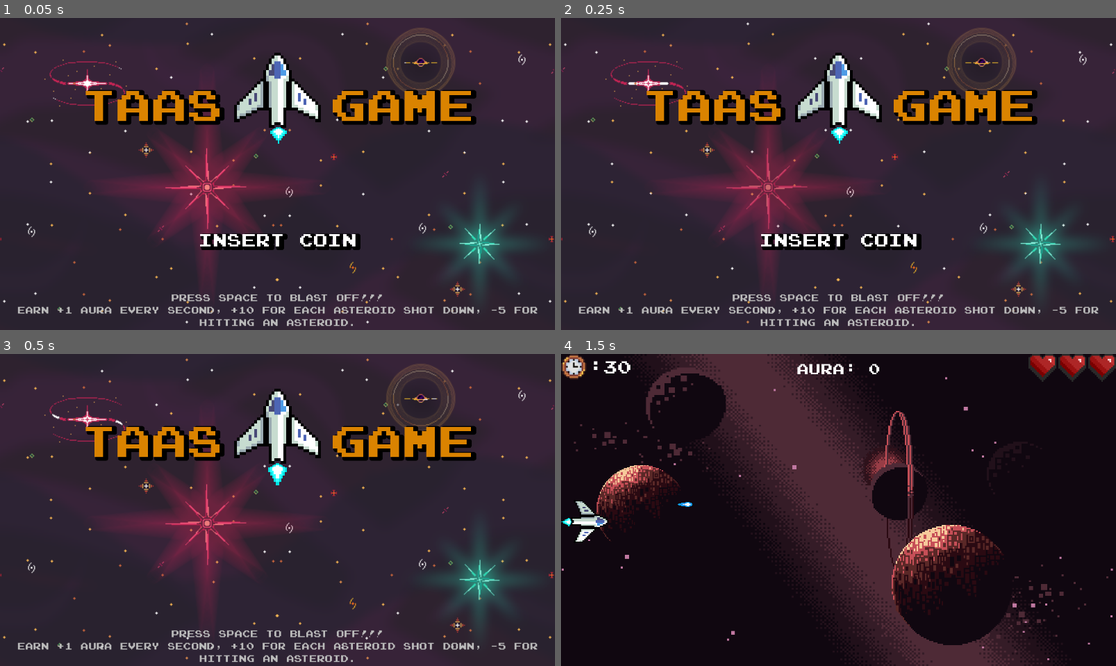
Above: before the commit, frames 1-4 (two rows, left to right).
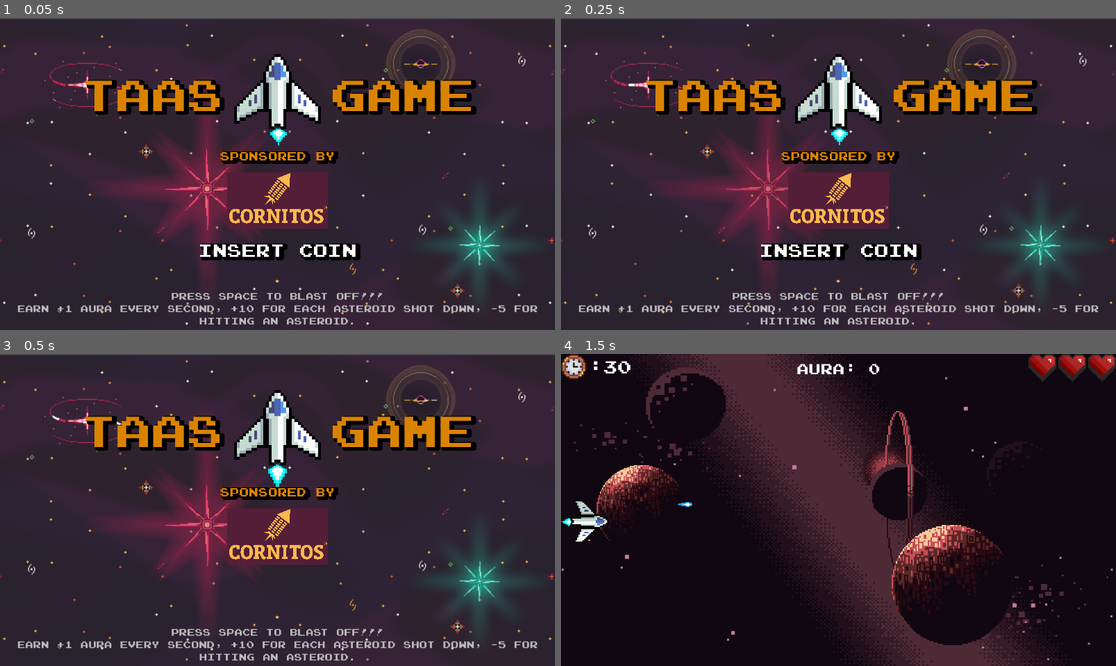
Above: after the commit, the same moments.

Repository: Thapar-Amateur-Astronomers-Society/The-TAAS-Game
Game: Godot game, scene res://scenes/main_menu.tscn
Two runs of this game, one before a commit and one after it. Both use one fixed random seed, a clock stepped at 60 frames per second and the inputs below. Sound files missing from this copy of the repository are replaced by a short silence.
Inputs:
- Up to frame 1 (0.05 s): no input
- Up to frame 2 (0.25 s): no input
- Up to frame 3 (0.5 s): no input
- Up to frame 4 (1.5 s): tap Space (player_shoot) at 0.5, 1.35 s; hold Right (player_right) 0.53-1.28 s; hold Space (player_shoot) 0.53-1.28 s; hold Down (player_down) from 1.28 s (still down)

The runs differ from the first frame. In frame 1, 14% of the frame differs, in the area x 0-100%, y 0-99%; in frame 2, 14%; in frame 3, 12%; in frame 4, nothing differs.
Error in both runs: Cannot call method 'change_scene_to_file' on a null value. (res://scripts/main_menu.gd:23)

Commit message:
Added cornitos to main menu.

Diff:
--- a/scenes/main_menu.tscn
+++ b/scenes/main_menu.tscn
@@ -6,6 +6,7 @@
 [ext_resource type="Texture2D" uid="uid://b0o02rwghkp3p" path="res://assets/menu/Starry background  - Layer 01 - Void.png" id="4_d36a6"]
 [ext_resource type="Texture2D" uid="uid://b6oreblotrppf" path="res://assets/menu/Starry background  - Layer 02 - Stars.png" id="4_scs8s"]
 [ext_resource type="Texture2D" uid="uid://cog0u2hsd40hk" path="res://assets/menu/Starry background  - Layer 03 - Stars.png" id="5_3s7nk"]
+[ext_resource type="Texture2D" uid="uid://bxotmoypkm0o0" path="res://assets/sponsor/cornitos-logo.png" id="6_uycjg"]
 [ext_resource type="AudioStream" uid="uid://bv7eockw2auaa" path="res://audio/pressplay-pandabeats.wav" id="7_r8fv5"]
 [ext_resource type="AudioStream" uid="uid://dlnj30csc1er1" path="res://audio/start-sound.wav" id="8_c3g37"]
 
@@ -236,7 +237,7 @@
 
 [node name="VBoxContainer" type="VBoxContainer" parent="MarginContainer"]
 layout_mode = 2
-theme_override_constants/separation = 140
+theme_override_constants/separation = 100
 
 [node name="Separator" type="Control" parent="MarginContainer/VBoxContainer"]
 custom_minimum_size = Vector2(0, 60)
@@ -258,9 +259,31 @@
 vertical_alignment = 1
 uppercase = true
 
+[node name="sponsor" type="Label" parent="MarginContainer/VBoxContainer"]
+z_index = 5
+texture_filter = 1
+layout_mode = 2
+theme_override_colors/font_color = Color(0.854902, 0.513726, 0, 1)
+theme_override_colors/font_shadow_color = Color(0, 0, 0, 1)
+theme_override_colors/font_outline_color = Color(1, 1, 1, 1)
+theme_override_constants/shadow_offset_x = 10
+theme_override_constants/shadow_offset_y = 5
+theme_override_constants/shadow_outline_size = 30
+theme_override_font_sizes/font_size = 40
+text = "sponsored by"
+horizontal_alignment = 1
+vertical_alignment = 1
+uppercase = true
+
+[node name="cornitos" type="Sprite2D" parent="MarginContainer/VBoxContainer"]
+position = Vector2(948, 620)
+scale = Vector2(0.0986021, 0.0986021)
+texture = ExtResource("6_uycjg")
+
 [node name="Separator2" type="Control" parent="MarginContainer/VBoxContainer"]
 custom_minimum_size = Vector2(0, 60)
 layout_mode = 2
+size_flags_vertical = 3
 
 [node name="player_sprites" parent="MarginContainer/VBoxContainer" instance=ExtResource("2_yl0y0")]
 position = Vector2(948, 243)
Not shown: 1 places in scenes/main_menu.tscn that only renumber resources
